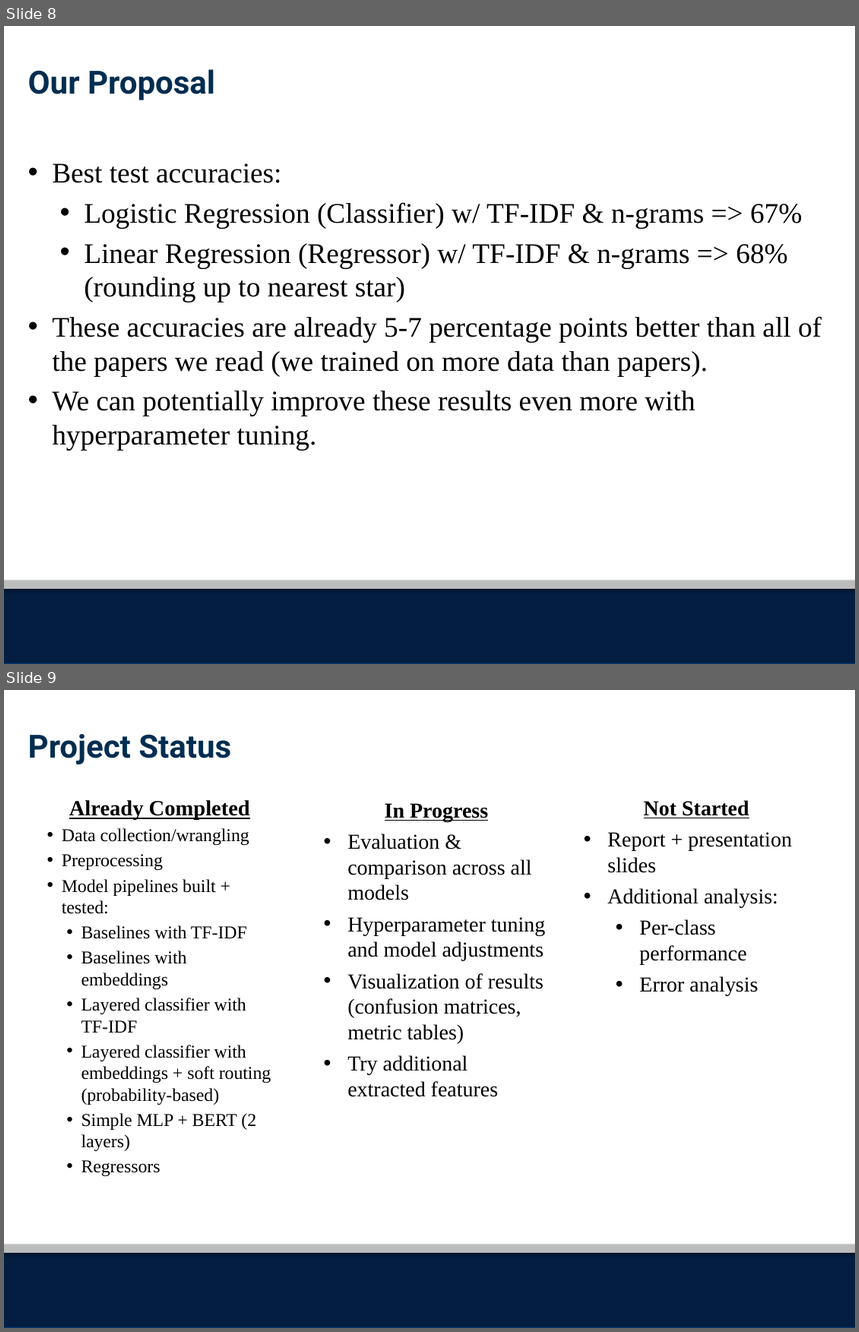
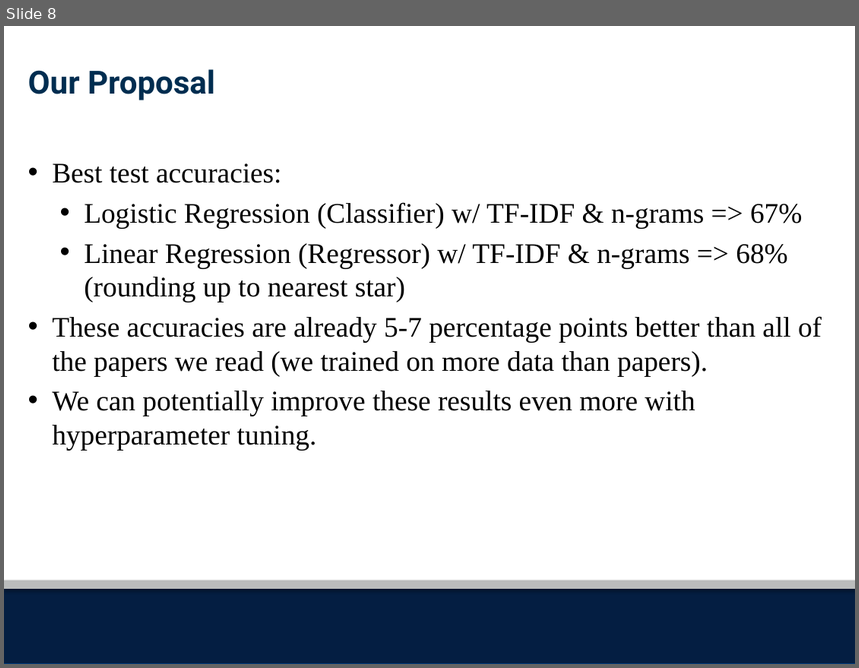
Before and after one commit to julia-sober/COSC-5540-Yelp-Review-Sentiment-Analysis, a slide deck: Phase2-Project-Proposal/Presentation/ACTUAL_FINAL_PRESENTATIONv2.pptx. Shown one above the other, each under a label of ours: slides 8 and 9 before the commit, slide 8 after it. The pictures are 859x1332 and 859x668 pixels, drawn with LibreOffice and Linux fonts; fonts in the diff are those of the drawing; background and template pictures are left out. Boxes give left, top, right and bottom in pixels: in the first picture for what was removed or moved away, otherwise in the second. Text is boxed around its words. In the diff, an @@ line names an element or a change of style, - is before the commit and + after.

```diff
--- a/Phase2-Project-Proposal/Presentation/ACTUAL_FINAL_PRESENTATIONv2.pptx
+++ b/Phase2-Project-Proposal/Presentation/ACTUAL_FINAL_PRESENTATIONv2.pptx
@@ slide 9 removed at (4, 690, 855, 1328), background #FFFFFF; not listed: 2 template elements that a slide beside it also shows @@
@@ title removed at (28, 734, 231, 764) @@
-Project Status
@@ text removed at (62, 800, 272, 1176) @@
-Already Completed
-• Data collection/wrangling
-• Preprocessing
-• Model pipelines built + tested:
-  • Baselines with TF-IDF
-  • Baselines with embeddings
-  • Layered classifier with TF-IDF
-  • Layered classifier with embeddings + soft routing (probability-based)
-  • Simple MLP + BERT (2 layers)
-  • Regressors
@@ text removed at (348, 803, 546, 1097) @@
-In Progress
-• Evaluation & comparison across all models
-• Hyperparameter tuning and model adjustments
-• Visualization of results (confusion matrices, metric tables)
-• Try additional extracted features
@@ text removed at (607, 800, 792, 996) @@
-Not Started
-• Report + presentation slides
-• Additional analysis:
-  • Per-class performance
-  • Error analysis
```
Also in this commit, not shown: 4 slides changed, 1 other file.
